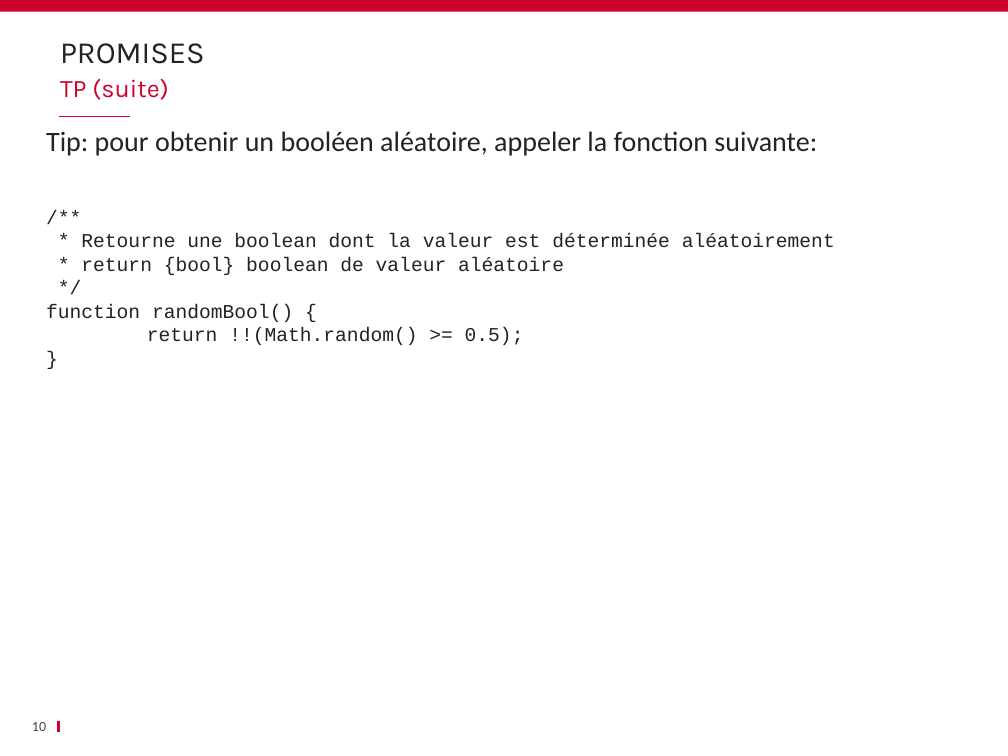
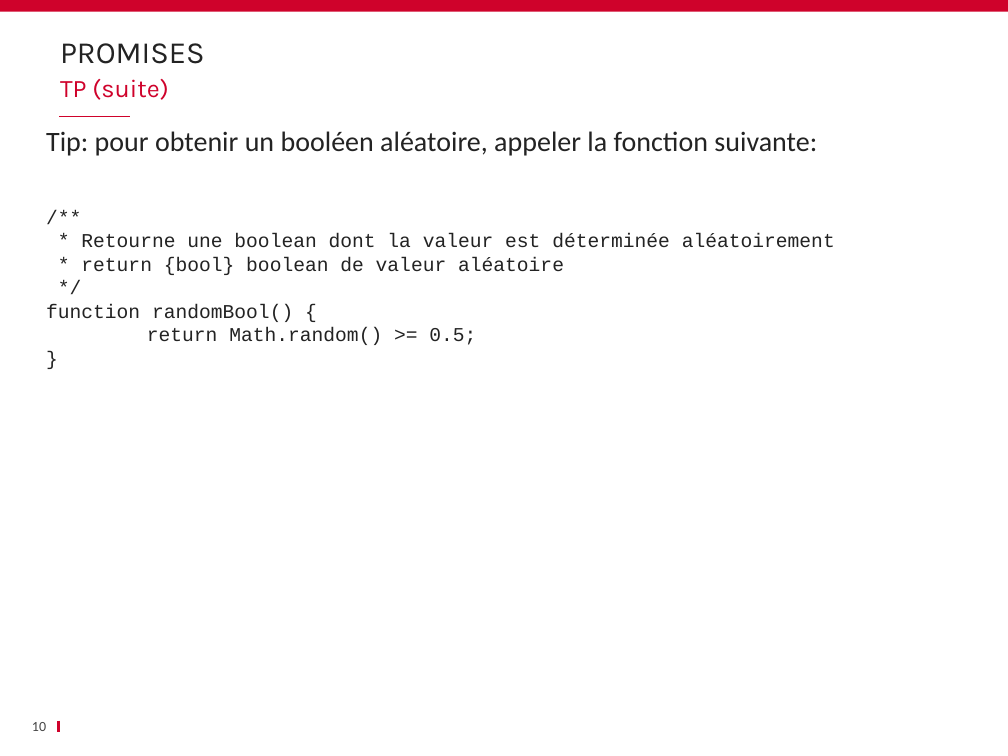
Before and after one commit to ycintre/formation-angularjs, a slide deck: slide 10 of 10 $q/$q.pptx. Drawn at 1008x756 pixels with LibreOffice and Linux fonts; fonts in the diff are those of the drawing; background and template pictures are left out. Boxes give left, top, right and bottom in pixels: in the first picture for what was removed or moved away, otherwise in the second. Text is boxed around its words. In the diff, an @@ line names an element or a change of style, - is before the commit and + after.

```diff
--- a/10 $q/$q.pptx
+++ b/10 $q/$q.pptx
@@ text at [147,328,476,345]: text changed @@
-return !!(Math.random() >= 0.5);
+return Math.random() >= 0.5;
```
Also in this commit, not shown: 3 other slides changed, 2 other files.
